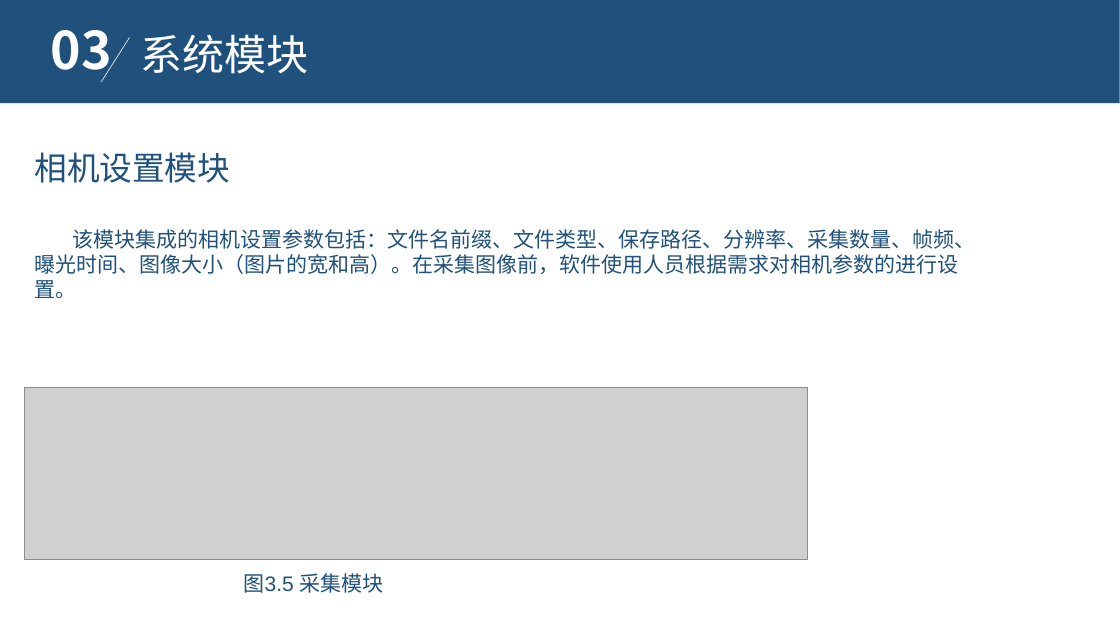
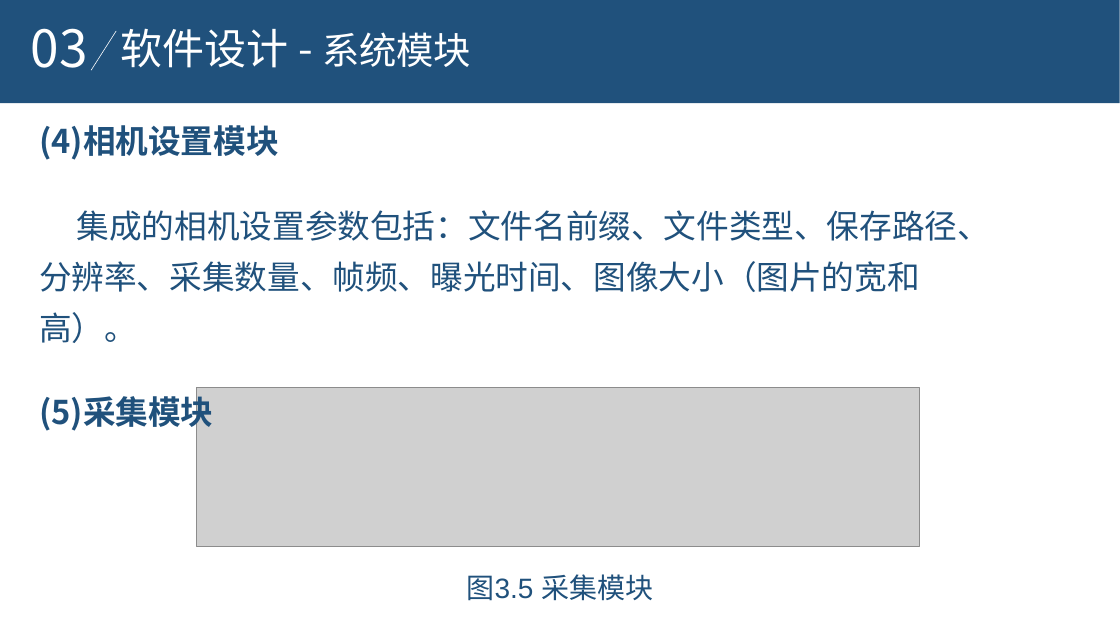
Before and after one commit to aihes/PylonCamera, a slide deck: slide 8 of paper/激光散斑系统CCD相机数据采集控制软件设计.ppt (slide 11 before the commit). Drawn at 1120x630 pixels with LibreOffice and Linux fonts; fonts in the diff are those of the drawing; grey boxes stand for pictures; background and template pictures are left out. Boxes give left, top, right and bottom in pixels: in the first picture for what was removed or moved away, otherwise in the second. Text is boxed around its words. In the diff, an @@ line names an element or a change of style, - is before the commit and + after.

```diff
--- a/paper/激光散斑系统CCD相机数据采集控制软件设计.ppt
+++ b/paper/激光散斑系统CCD相机数据采集控制软件设计.ppt
@@ text "03": place and size @@
-text "03" at [51,30,112,82]
+text "03" at [31,28,88,68]
@@ text "03" at [31,28,88,68]: size 44.4 to 44 pt, bold off; line spacing 0.8 to 0.9 @@
@@ text at [121,28,471,68]: text changed @@
-系统模块
+软件设计 - 系统模块
@@ line moved from (129, 38) - (101, 82) to (116, 31) - (91, 71) @@
@@ text at [39,125,990,433]: text changed; size 18 to 28 pt @@
-相机设置模块
-该模块集成的相机设置参数包括：文件名前缀、文件类型、保存路径、分辨率、采集数量、帧频、曝光时间、图像大小（图片的宽和高）。在采集图像前，软件使用人员根据需求对相机参数的进行设置。
+(4)相机设置模块
+集成的相机设置参数包括：文件名前缀、文件类型、保存路径、分辨率、采集数量、帧频、曝光时间、图像大小（图片的宽和高）。
+(5)采集模块
@@ picture: place and size @@
-picture at [24,388,807,560]
+picture at [196,388,919,547]
@@ text "图3.5 采集模块": place and size @@
-text "图3.5 采集模块" at [244,573,384,593]
+text "图3.5 采集模块" at [467,574,653,601]
@@ text "图3.5 采集模块" at [467,574,653,601]: size 18 to 24 pt @@
```
Also in this commit, not shown: 9 other slides changed, 2 slides added, 7 slides removed, 4 other files.
